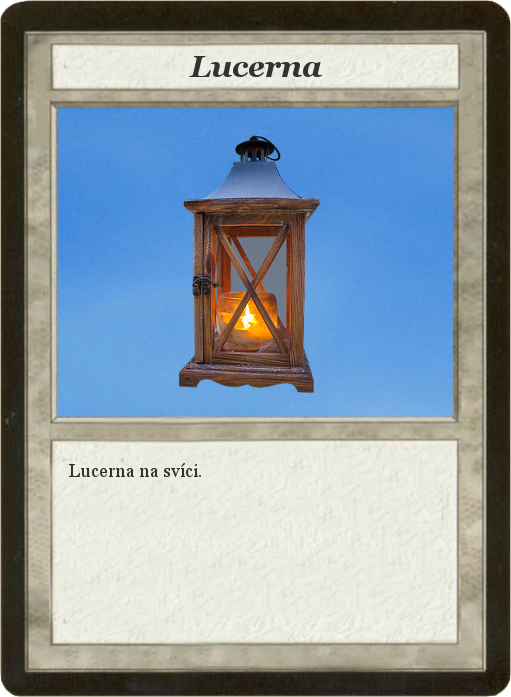
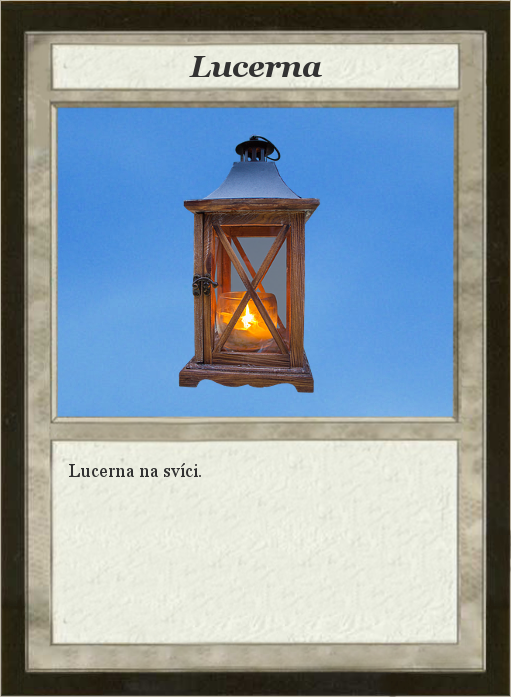
Layered file, before and after one edit (511 × 697). Changes by layer:
painted on "Card" over (0, 0, 511, 697)
